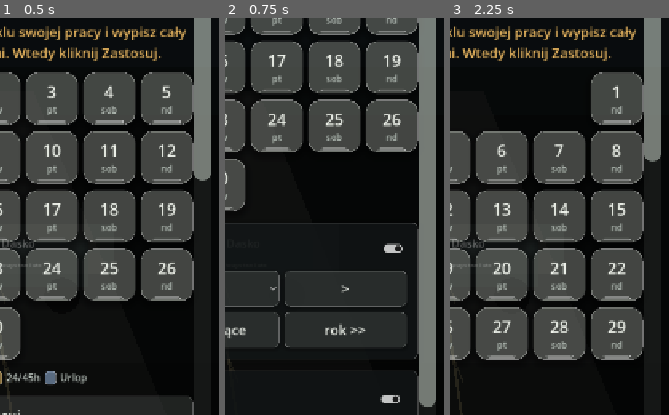
Above: before the commit, frames 1-3 (left to right).
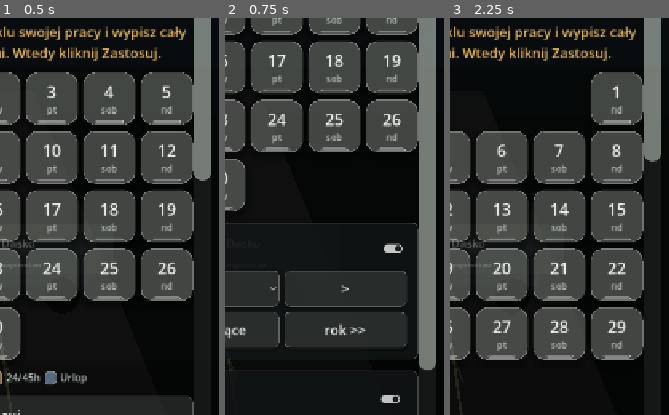
Above: after the commit, the same moments.

Repository: ElKlient/IDOL-Genesis
Game: Godot game, scene res://scenes/main.tscn
Two runs of this game, one before a commit and one after it. Both use one fixed random seed, a clock stepped at 60 frames per second and the inputs below.
Inputs:
- Up to frame 1 (0.5 s): no input
- Up to frame 2 (0.75 s): click "Zapisz i zamknij" at 0.5 s
- Up to frame 3 (2.25 s): click "Cofnij" at 1.25 s; click "<" at 2 s
The pictures show only the part of the screen within x 49-99%, y 38-88%; the shares and areas given below are measured in that part.

Frame 1 is identical in both runs. In frame 2, 0.7% of the frame differs, in the area x 88-97%, y 87-98%; in frame 3, nothing differs.

Commit message:
Add calendar only mode

Diff:
--- a/scripts/main.gd
+++ b/scripts/main.gd
@@ -48,6 +48,9 @@
 const RESET_UNDO_BUTTON_WIDTH := 166
 const SCROLLBAR_TOUCH_WIDTH := 28
 const SCROLLBAR_SWIPE_GUARD_WIDTH := 52.0
+const CALENDAR_ONLY_RETURN_TOP := 20
+const CALENDAR_ONLY_RETURN_WIDTH := 142
+const CALENDAR_ONLY_RETURN_HEIGHT := 54
 const PROFILE_BUTTON_TOP := 84
 const PROFILE_BUTTON_HEIGHT := 44
 const PROFILE_BUTTON_WIDTH := 142
@@ -75,6 +78,8 @@
 var reset_settings_button: Button
 var undo_button: Button
 var reset_undo_button: Button
+var header_bar: HBoxContainer
+var return_today_spacer: Control
 var save_close_button: Button
 var settings_header_button: Button
 var navigation_panel: PanelContainer
@@ -87,6 +92,8 @@
 var settings_toggle_button: Button
 var settings_panel: PanelContainer
 var legend_bar: HBoxContainer
+var calendar_only_toggle_button: Button
+var calendar_only_return_button: Button
 var day_tools_panel: PanelContainer
 var day_tools_body: VBoxContainer
 var day_tools_toggle: CheckButton
@@ -123,6 +130,7 @@
 var weekly_rest_previous_pressed := true
 var fixed_start_previous_pressed := false
 var main_view_saved := false
+var calendar_only_mode := false
 var cycle_pending_apply := false
 var day_tools_visible := true
 var quick_navigation_body_visible := true
@@ -203,6 +211,7 @@
 	_add_return_today_overlay()
 	_add_reset_undo_overlay()
 	_add_profile_overlay()
+	_add_calendar_only_return_overlay()
 
 	var root := VBoxContainer.new()
 	root.custom_minimum_size = Vector2(PORTRAIT_WIDTH, 0)
@@ -210,15 +219,15 @@
 	root.add_theme_constant_override("separation", 18)
 	center.add_child(root)
 
-	var header := HBoxContainer.new()
-	header.size_flags_horizontal = Control.SIZE_EXPAND_FILL
-	header.add_theme_constant_override("separation", 8)
-	root.add_child(header)
+	header_bar = HBoxContainer.new()
+	header_bar.size_flags_horizontal = Control.SIZE_EXPAND_FILL
+	header_bar.add_theme_constant_override("separation", 8)
+	root.add_child(header_bar)
 
 	var undo_row := HBoxContainer.new()
 	undo_row.size_flags_horizontal = Control.SIZE_SHRINK_BEGIN
 	undo_row.add_theme_constant_override("separation", 6)
-	header.add_child(undo_row)
+	header_bar.add_child(undo_row)
 
 	reset_settings_button = Button.new()
 	reset_settings_button.text = "Resetuj"
@@ -239,7 +248,7 @@
 	var title := _make_label("Kalendarz Kierowcy", 30, COLOR_TEXT)
 	title.size_flags_horizontal = Control.SIZE_EXPAND_FILL
 	title.horizontal_alignment = HORIZONTAL_ALIGNMENT_CENTER
-	header.add_child(title)
+	header_bar.add_child(title)
 
 	save_close_button = Button.new()
 	save_close_button.text = "Zapisz i zamknij"
@@ -247,7 +256,7 @@
 	_prepare_control(save_close_button, 14, 54)
 	save_close_button.custom_minimum_size.x = PROFILE_BUTTON_WIDTH
 	save_close_button.size_flags_horizontal = Control.SIZE_SHRINK_END
-	header.add_child(save_close_button)
+	header_bar.add_child(save_close_button)
 
 	settings_header_button = Button.new()
 	settings_header_button.text = "Ustawienia"
@@ -256,9 +265,9 @@
 	settings_header_button.custom_minimum_size.x = PROFILE_BUTTON_WIDTH
 	settings_header_button.size_flags_horizontal = Control.SIZE_SHRINK_END
 	settings_header_button.visible = false
-	header.add_child(settings_header_button)
-
-	var return_today_spacer := Control.new()
+	header_bar.add_child(settings_header_button)
+
+	return_today_spacer = Control.new()
 	return_today_spacer.custom_minimum_size = Vector2(0, RETURN_TODAY_BUTTON_HEIGHT)
 	root.add_child(return_today_spacer)
 
@@ -291,6 +300,13 @@
 	root.add_child(settings_panel)
 	day_tools_panel = _build_day_tools_panel()
 	root.add_child(day_tools_panel)
+
+	calendar_only_toggle_button = Button.new()
+	calendar_only_toggle_button.text = "Pokaż tylko kalendarz"
+	_connect_tap(calendar_only_toggle_button, Callable(self, "_enter_calendar_only_mode"))
+	_prepare_control(calendar_only_toggle_button, 22, 62)
+	calendar_only_toggle_button.visible = false
+	root.add_child(calendar_only_toggle_button)
 	_set_settings_visible(true)
 
 	_build_day_action_dialog()
@@ -611,6 +627,29 @@
 	_set_profile_panel_visible(false)
 
 
+func _add_calendar_only_return_overlay() -> void:
+	var overlay := MarginContainer.new()
+	overlay.anchor_left = 1.0
+	overlay.anchor_right = 1.0
+	overlay.anchor_top = 0.0
+	overlay.anchor_bottom = 0.0
+	overlay.offset_left = -CALENDAR_ONLY_RETURN_WIDTH - 18.0
+	overlay.offset_right = -18.0
+	overlay.offset_top = CALENDAR_ONLY_RETURN_TOP
+	overlay.offset_bottom = CALENDAR_ONLY_RETURN_TOP + CALENDAR_ONLY_RETURN_HEIGHT
+	overlay.mouse_filter = Control.MOUSE_FILTER_IGNORE
+	overlay.z_index = 40
+	add_child(overlay)
+
+	calendar_only_return_button = Button.new()
+	calendar_only_return_button.text = "Pokaż opcje"
+	_connect_tap(calendar_only_return_button, Callable(self, "_exit_calendar_only_mode"))
+	_prepare_control(calendar_only_return_button, 14, CALENDAR_ONLY_RETURN_HEIGHT)
+	calendar_only_return_button.custom_minimum_size.x = CALENDAR_ONLY_RETURN_WIDTH
+	calendar_only_return_button.visible = false
+	overlay.add_child(calendar_only_return_button)
+
+
 func _build_profile_panel() -> PanelContainer:
 	var panel := _panel()
 	panel.custom_minimum_size.x = PROFILE_PANEL_WIDTH
@@ -824,15 +863,35 @@
 
 	_store_undo_snapshot(undo_before)
 	main_view_saved = true
+	calendar_only_mode = false
 	_save_settings_to_disk()
 	_apply_main_view_mode(true)
 
 
 func _open_calendar_settings() -> void:
 	_capture_undo_state()
+	calendar_only_mode = false
 	main_view_saved = false
 	_apply_main_view_mode(false)
 	_set_settings_visible(true)
+	_save_settings_to_disk()
+
+
+func _enter_calendar_only_mode() -> void:
+	_capture_undo_state()
+	main_view_saved = true
+	calendar_only_mode = true
+	_rebuild_calendar()
+	_apply_main_view_mode(true)
+	_save_settings_to_disk()
+
+
+func _exit_calendar_only_mode() -> void:
+	_capture_undo_state()
+	calendar_only_mode = false
+	main_view_saved = true
+	_rebuild_calendar()
+	_apply_main_view_mode(true)
 	_save_settings_to_disk()
 
 
@@ -914,14 +973,14 @@
 
 
 func _toggle_settings_panel() -> void:
-	if main_view_saved:
+	if main_view_saved or calendar_only_mode:
 		return
 
 	_set_settings_visible(settings_panel == null or not settings_panel.visible)
 
 
 func _set_settings_visible(visible: bool) -> void:
-	if main_view_saved:
+	if main_view_saved or calendar_only_mode:
 		visible = false
 
 	if settings_panel != null:
@@ -938,29 +997,45 @@
 
 func _apply_main_view_mode(saved: bool) -> void:
 	main_view_saved = saved
+	if not saved:
+		calendar_only_mode = false
 
 	if navigation_panel != null:
-		navigation_panel.visible = not saved
+		navigation_panel.visible = not saved and not calendar_only_mode
 	if quick_navigation_panel != null:
-		quick_navigation_panel.visible = saved
-		if not saved:
+		quick_navigation_panel.visible = saved and not calendar_only_mode
+		if not saved or calendar_only_mode:
 			_set_month_picker_visible(false)
 	if summary_label != null:
-		summary_label.visible = not saved
+		summary_label.visible = not saved and not calendar_only_mode
 	if legend_bar != null:
-		legend_bar.visible = not saved
+		legend_bar.visible = not saved and not calendar_only_mode
 	if settings_toggle_button != null:
-		settings_toggle_button.visible = not saved
-	if settings_panel != null and saved:
+		settings_toggle_button.visible = not saved and not calendar_only_mode
+	if settings_panel != null and (saved or calendar_only_mode):
 		settings_panel.visible = false
+	if header_bar != null:
+		header_bar.visible = not calendar_only_mode
+	if return_today_spacer != null:
+		return_today_spacer.visible = not calendar_only_mode
+	if return_today_button != null:
+		return_today_button.visible = not calendar_only_mode
+	if profile_overlay != null:
+		profile_overlay.visible = not calendar_only_mode
 	if reset_settings_button != null:
-		reset_settings_button.visible = true
+		reset_settings_button.visible = not calendar_only_mode
 	if save_close_button != null:
-		save_close_button.visible = not saved
+		save_close_button.visible = not saved and not calendar_only_mode
 	if settings_header_button != null:
-		settings_header_button.visible = saved
+		settings_header_button.visible = saved and not calendar_only_mode
 	if day_tools_panel != null:
-		day_tools_panel.visible = true
+		day_tools_panel.visible = not calendar_only_mode
+	if calendar_only_toggle_button != null:
+		calendar_only_toggle_button.visible = saved and not calendar_only_mode
+	if calendar_only_return_button != null:
+		calendar_only_return_button.visible = calendar_only_mode
+	if calendar_only_mode:
+		_set_profile_panel_visible(false)
 	_apply_day_tools_visibility()
 	_update_undo_buttons()
 
@@ -971,7 +1046,7 @@
 	if undo_button != null:
 		undo_button.disabled = not undo_available
 	if reset_undo_button != null:
-		reset_undo_button.visible = reset_undo_available
+		reset_undo_button.visible = reset_undo_available and not calendar_only_mode
 
 
 func _on_reset_pressed() -> void:
@@ -992,6 +1067,7 @@
 
 	var config := ConfigFile.new()
 	config.set_value("ui", "main_view_saved", main_view_saved)
+	config.set_value("ui", "calendar_only_mode", calendar_only_mode)
 	config.set_value("ui", "cycle_pending_apply", cycle_pending_apply)
 	config.set_value("ui", "day_tools_visible", day_tools_visible)
 	config.set_value("ui", "quick_navigation_body_visible", quick_navigation_body_visible)
@@ -1031,6 +1107,9 @@
 		return
 
 	main_view_saved = bool(config.get_value("ui", "main_view_saved", false))
+	calendar_only_mode = bool(config.get_value("ui", "calendar_only_mode", false))
+	if calendar_only_mode:
+		main_view_saved = true
 	cycle_pending_apply = bool(config.get_value("ui", "cycle_pending_apply", false))
 	day_tools_visible = bool(config.get_value("ui", "day_tools_visible", true))
 	quick_navigation_body_visible = bool(config.get_value("ui", "quick_navigation_body_visible", true))
@@ -1371,6 +1450,7 @@
 func _calendar_state_snapshot() -> Dictionary:
 	return {
 		"main_view_saved": main_view_saved,
+		"calendar_only_mode": calendar_only_mode,
 		"cycle_pending_apply": cycle_pending_apply,
 		"day_tools_visible": day_tools_visible,
 		"quick_navigation_body_visible": quick_navigation_body_visible,
@@ -1397,6 +1477,9 @@
 
 func _restore_calendar_state(snapshot: Dictionary) -> void:
 	main_view_saved = bool(snapshot.get("main_view_saved", false))
+	calendar_only_mode = bool(snapshot.get("calendar_only_mode", false))
+	if calendar_only_mode:
+		main_view_saved = true
 	cycle_pending_apply = bool(snapshot.get("cycle_pending_apply", false))
 	day_tools_visible = bool(snapshot.get("day_tools_visible", true))
 	quick_navigation_body_visible = bool(snapshot.get("quick_navigation_body_visible", true))
@@ -1531,6 +1614,7 @@
 	undo_available = false
 	undo_snapshot.clear()
 	main_view_saved = false
+	calendar_only_mode = false
 	cycle_pending_apply = false
 	day_tools_visible = true
 	quick_navigation_body_visible = true
@@ -1664,7 +1748,7 @@
 	section.size_flags_horizontal = Control.SIZE_EXPAND_FILL
 	section.add_theme_constant_override("separation", 16)
 
-	if year == current_year and month == current_month:
+	if year == current_year and month == current_month and not calendar_only_mode:
 		section.add_child(_make_month_title_row(year, month))
 	else:
 		var title := _make_label("%s %d" % [MONTH_NAMES[month - 1], year], 33 if _range_months() == 1 else 28, COLOR_TEXT)
